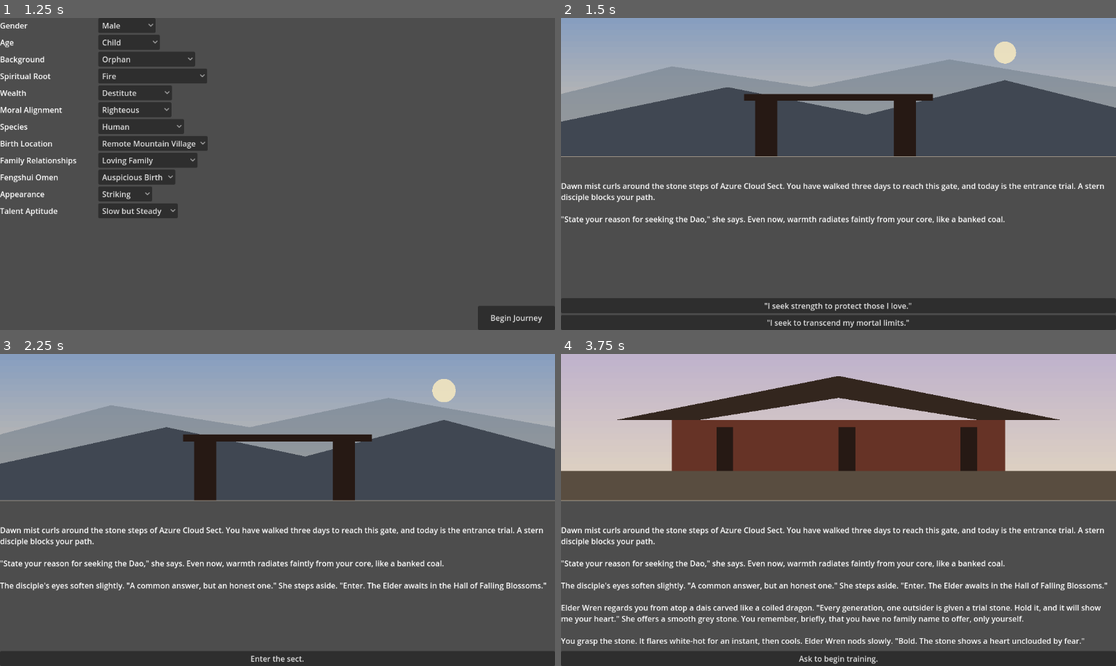
Above: before the commit, frames 1-4 (two rows, left to right).
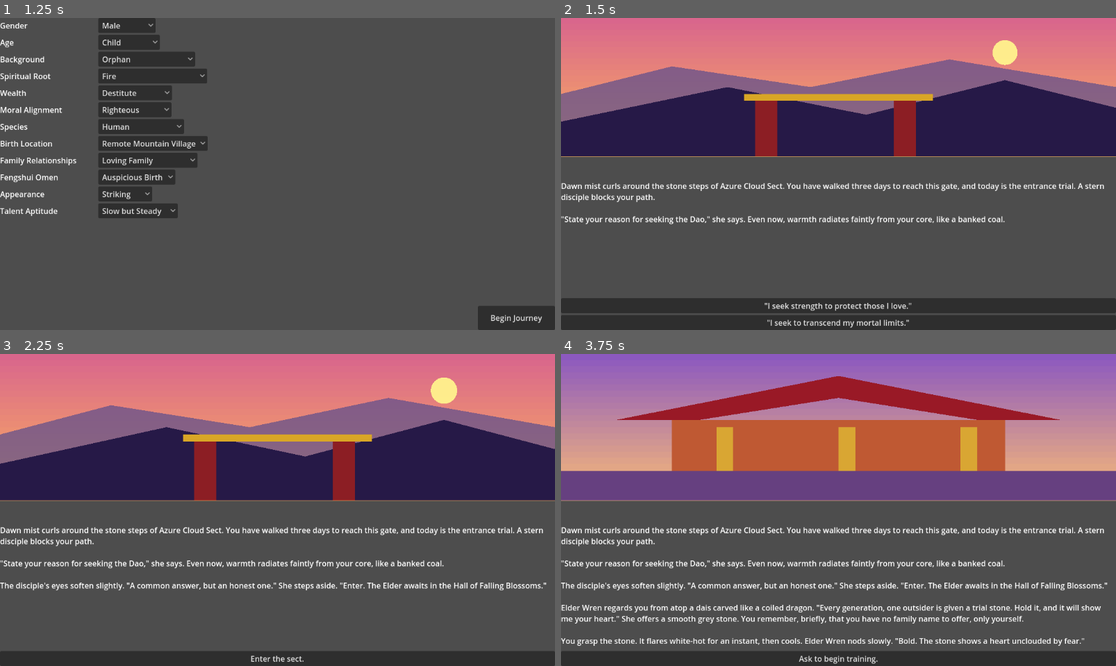
Above: after the commit, the same moments.

Repository: jgyy/goxian
Game: Godot game, scene res://scenes/main_menu.tscn
Two runs of this game, one before a commit and one after it. Both use one fixed random seed, a clock stepped at 60 frames per second and the inputs below.
Inputs:
- Up to frame 1 (1.25 s): click "New Game" at 0.5 s
- Up to frame 2 (1.5 s): click "Begin Journey" at 1.25 s
- Up to frame 3 (2.25 s): click "'I seek strength to protect t…" at 2 s
- Up to frame 4 (3.75 s): click "Enter the sect." at 2.75 s; click "Take the stone without hesita…" at 3.5 s

Frame 1 is identical in both runs. In frame 2, 45% of the frame differs, in the area x 0-100%, y 0-45%; in frame 3, 47%, in the area x 0-100%, y 0-47%; in frame 4, 47%.

Commit message:
Default to fullscreen, larger UI text, and more vibrant backdrops
Sets window/size/mode=3 and theme/default_font_size=22 in project
settings, and shifts SceneArt's procedural palettes toward richer
sunset/dusk tones for more visual punch.

Co-Authored-By: Claude Sonnet 5 <noreply@anthropic.com>

Diff:
--- a/project.godot
+++ b/project.godot
@@ -12,6 +12,14 @@
 config/features=PackedStringArray("4.3", "GL Compatibility")
 config/icon="res://icon.svg"
 
+[display]
+
+window/size/mode=3
+
+[gui]
+
+theme/default_font_size=22
+
 [rendering]
 
 renderer/rendering_method="gl_compatibility"
--- a/scenes/scene_art.gd
+++ b/scenes/scene_art.gd
@@ -28,8 +28,8 @@
 		draw_rect(Rect2(Vector2(0, y), Vector2(size.x, h)), c)
 
 func _draw_mountain_gate(size: Vector2) -> void:
-	_draw_sky_gradient(size, Color(0.53, 0.62, 0.75), Color(0.85, 0.78, 0.68))
-	draw_circle(Vector2(size.x * 0.8, size.y * 0.25), size.y * 0.08, Color(0.95, 0.9, 0.75, 0.9))
+	_draw_sky_gradient(size, Color(0.85, 0.4, 0.55), Color(1.0, 0.72, 0.35))
+	draw_circle(Vector2(size.x * 0.8, size.y * 0.25), size.y * 0.09, Color(1.0, 0.95, 0.55, 0.95))
 
 	var back_points := PackedVector2Array([
 		Vector2(0, size.y * 0.55),
@@ -40,7 +40,7 @@
 		Vector2(size.x, size.y),
 		Vector2(0, size.y)
 	])
-	draw_colored_polygon(back_points, Color(0.45, 0.5, 0.55, 0.6))
+	draw_colored_polygon(back_points, Color(0.35, 0.3, 0.55, 0.7))
 
 	var front_points := PackedVector2Array([
 		Vector2(0, size.y * 0.75),
@@ -51,18 +51,18 @@
 		Vector2(size.x, size.y),
 		Vector2(0, size.y)
 	])
-	draw_colored_polygon(front_points, Color(0.25, 0.28, 0.32))
+	draw_colored_polygon(front_points, Color(0.15, 0.1, 0.28))
 
 	var pillar_w := size.x * 0.04
 	var pillar_h := size.y * 0.4
 	var pillar_y := size.y - pillar_h
-	draw_rect(Rect2(Vector2(size.x * 0.35, pillar_y), Vector2(pillar_w, pillar_h)), Color(0.15, 0.1, 0.08))
-	draw_rect(Rect2(Vector2(size.x * 0.6, pillar_y), Vector2(pillar_w, pillar_h)), Color(0.15, 0.1, 0.08))
-	draw_rect(Rect2(Vector2(size.x * 0.33, pillar_y - size.y * 0.05), Vector2(size.x * 0.34, size.y * 0.05)), Color(0.15, 0.1, 0.08))
+	draw_rect(Rect2(Vector2(size.x * 0.35, pillar_y), Vector2(pillar_w, pillar_h)), Color(0.55, 0.12, 0.14))
+	draw_rect(Rect2(Vector2(size.x * 0.6, pillar_y), Vector2(pillar_w, pillar_h)), Color(0.55, 0.12, 0.14))
+	draw_rect(Rect2(Vector2(size.x * 0.33, pillar_y - size.y * 0.05), Vector2(size.x * 0.34, size.y * 0.05)), Color(0.85, 0.65, 0.15))
 
 func _draw_sect_hall(size: Vector2) -> void:
-	_draw_sky_gradient(size, Color(0.75, 0.7, 0.8), Color(0.9, 0.85, 0.75))
-	draw_rect(Rect2(Vector2(0, size.y * 0.8), Vector2(size.x, size.y * 0.2)), Color(0.35, 0.3, 0.25))
+	_draw_sky_gradient(size, Color(0.55, 0.35, 0.75), Color(1.0, 0.75, 0.45))
+	draw_rect(Rect2(Vector2(0, size.y * 0.8), Vector2(size.x, size.y * 0.2)), Color(0.4, 0.25, 0.5))
 
 	var roof_points := PackedVector2Array([
 		Vector2(size.x * 0.1, size.y * 0.45),
@@ -72,12 +72,12 @@
 		Vector2(size.x * 0.5, size.y * 0.3),
 		Vector2(size.x * 0.25, size.y * 0.45)
 	])
-	draw_colored_polygon(roof_points, Color(0.2, 0.15, 0.12))
-	draw_rect(Rect2(Vector2(size.x * 0.2, size.y * 0.45), Vector2(size.x * 0.6, size.y * 0.35)), Color(0.4, 0.2, 0.15))
+	draw_colored_polygon(roof_points, Color(0.6, 0.1, 0.15))
+	draw_rect(Rect2(Vector2(size.x * 0.2, size.y * 0.45), Vector2(size.x * 0.6, size.y * 0.35)), Color(0.75, 0.35, 0.2))
 
 	for i in range(3):
 		var px := size.x * (0.28 + i * 0.22)
-		draw_rect(Rect2(Vector2(px, size.y * 0.5), Vector2(size.x * 0.03, size.y * 0.3)), Color(0.15, 0.1, 0.08))
+		draw_rect(Rect2(Vector2(px, size.y * 0.5), Vector2(size.x * 0.03, size.y * 0.3)), Color(0.85, 0.65, 0.2))
 
 func _draw_fallback(size: Vector2) -> void:
-	_draw_sky_gradient(size, Color(0.4, 0.4, 0.45), Color(0.6, 0.6, 0.65))
+	_draw_sky_gradient(size, Color(0.5, 0.3, 0.65), Color(0.85, 0.5, 0.55))
